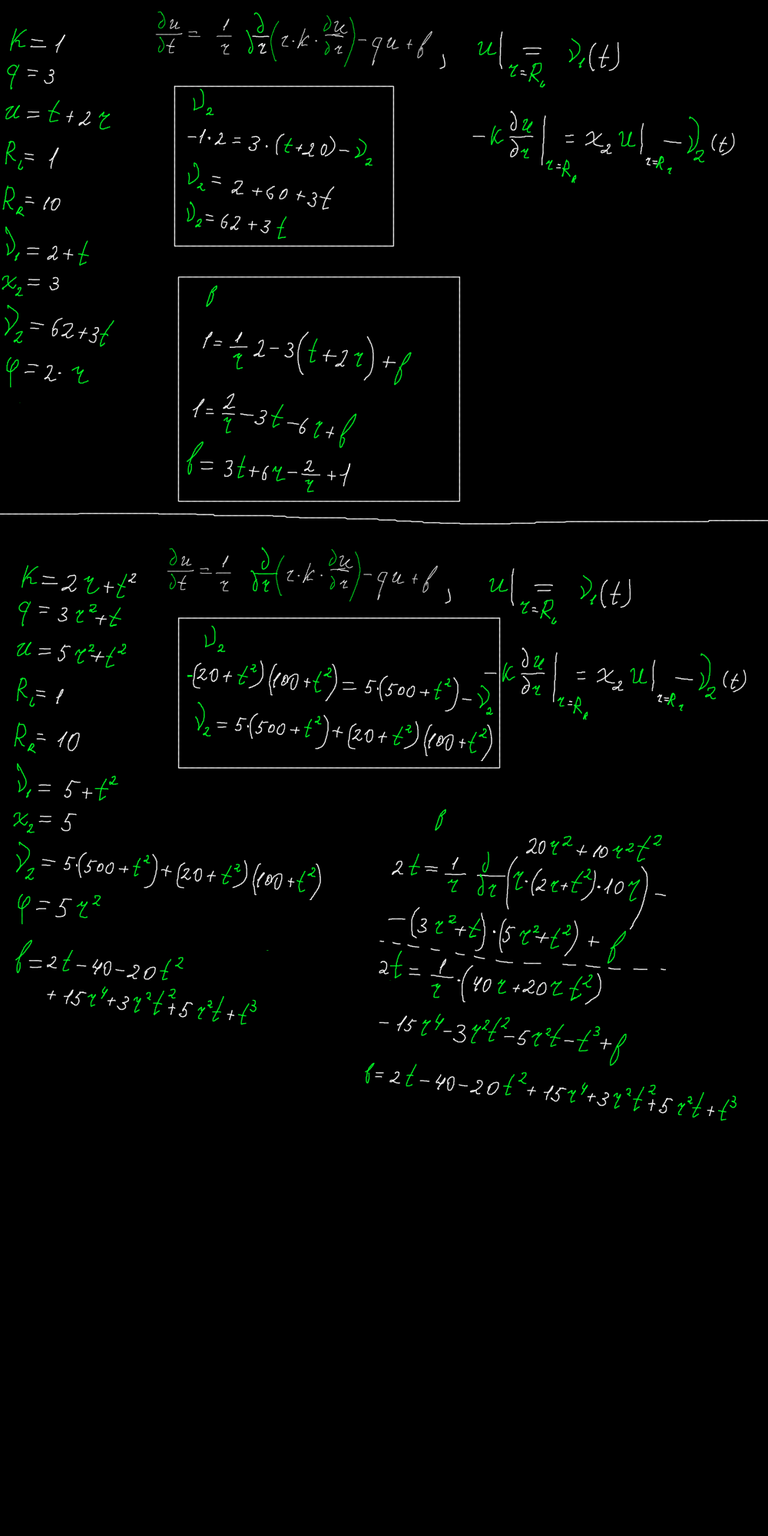
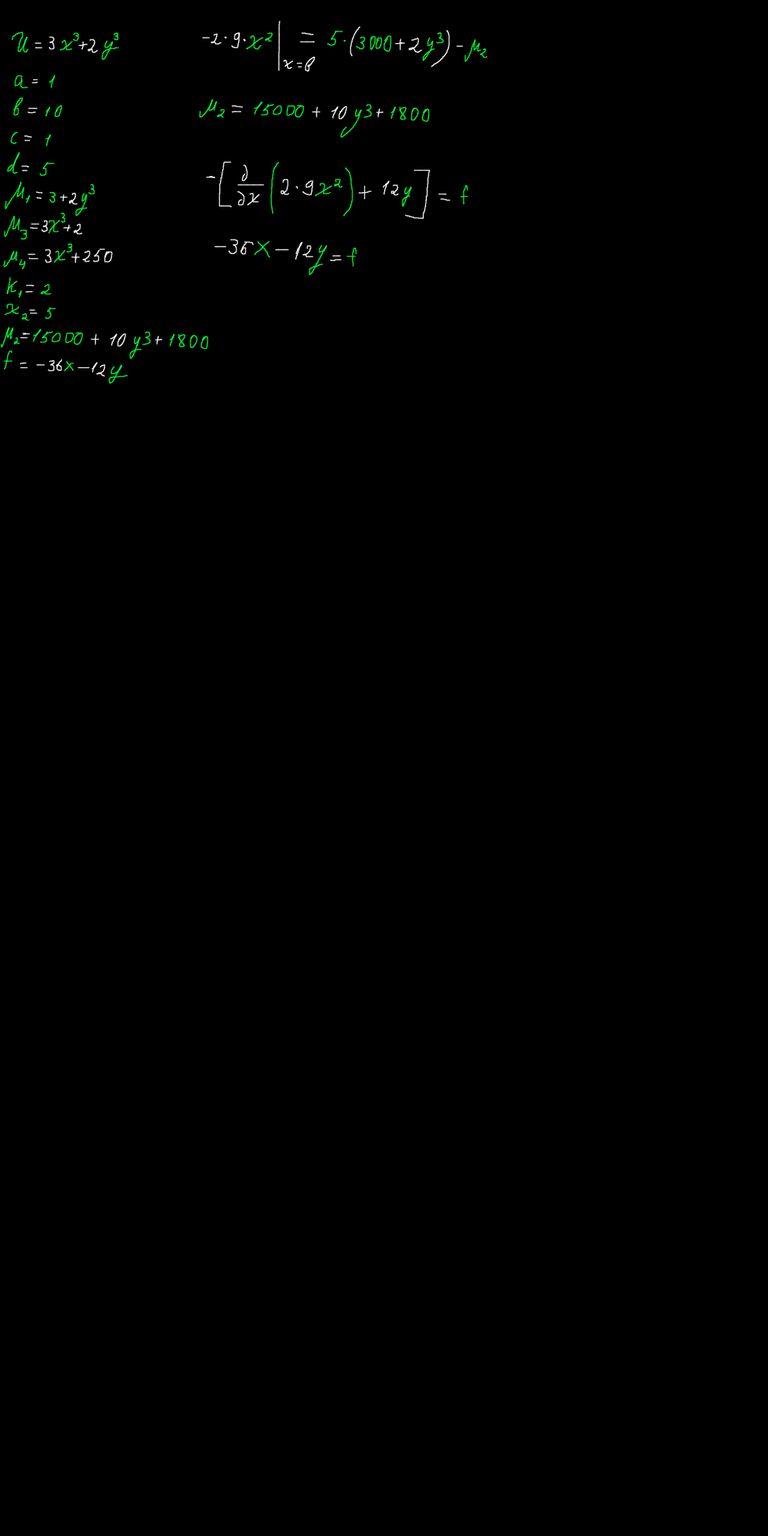
Layers edited between the first and the second 768x1536 image:
added layer "Paint Layer 2 (pasted)" above "Paint Layer 1" over bbox(0, 49, 541, 394)
painted on "Paint Layer 1" over bbox(0, 10, 768, 1122)
